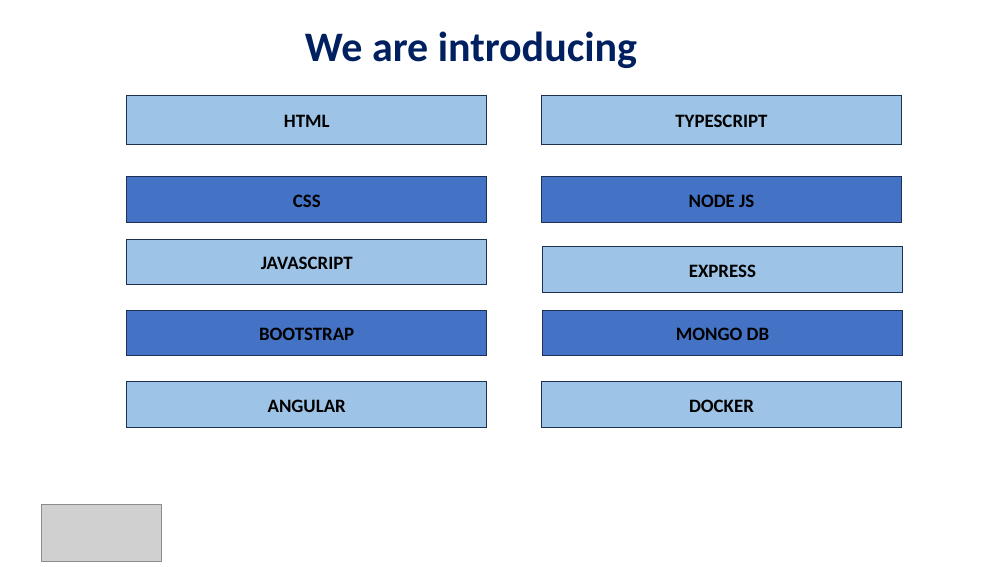
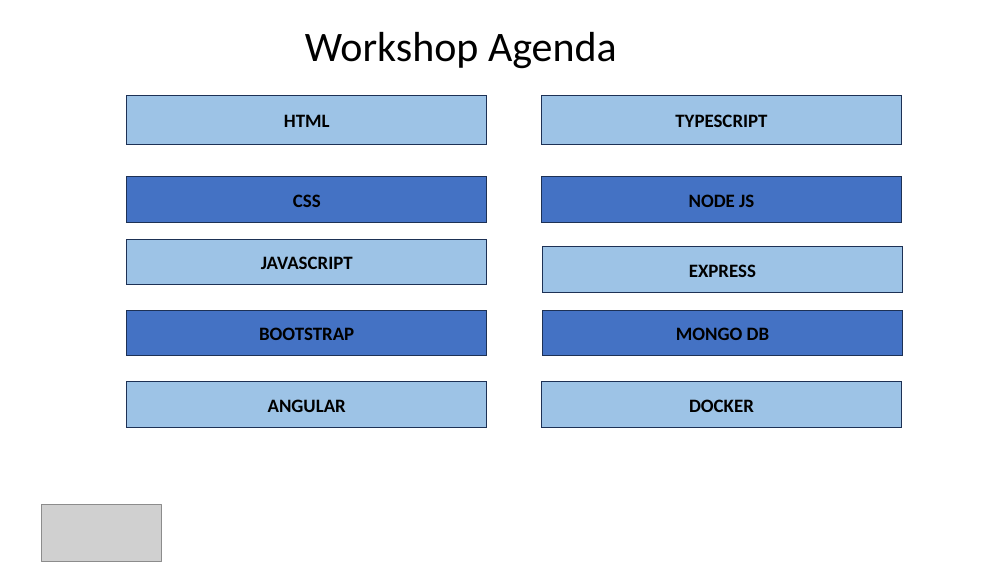
Before and after one commit to AitrichAcademyMeanStack/personal-finance-manager-workshop-ppts, a slide deck: slide 5 of WORKSHOP_INTRO/mean-finance-manager-workshop-intro.pptx (slide 4 before the commit). Drawn at 1008x567 pixels with LibreOffice and Linux fonts; fonts in the diff are those of the drawing; grey boxes stand for pictures. Boxes give left, top, right and bottom in pixels: in the first picture for what was removed or moved away, otherwise in the second. Text is boxed around its words. In the diff, an @@ line names an element or a change of style, - is before the commit and + after.

```diff
--- a/WORKSHOP_INTRO/mean-finance-manager-workshop-intro.pptx
+++ b/WORKSHOP_INTRO/mean-finance-manager-workshop-intro.pptx
@@ text at <box>305,32,617,69</box>: text changed; text colour #002060 to #000000; bold off @@
-We are introducing
+Workshop Agenda
```
Also in this commit, not shown: 2 other slides changed, 4 slides added, 4 slides removed, 4 other files.
